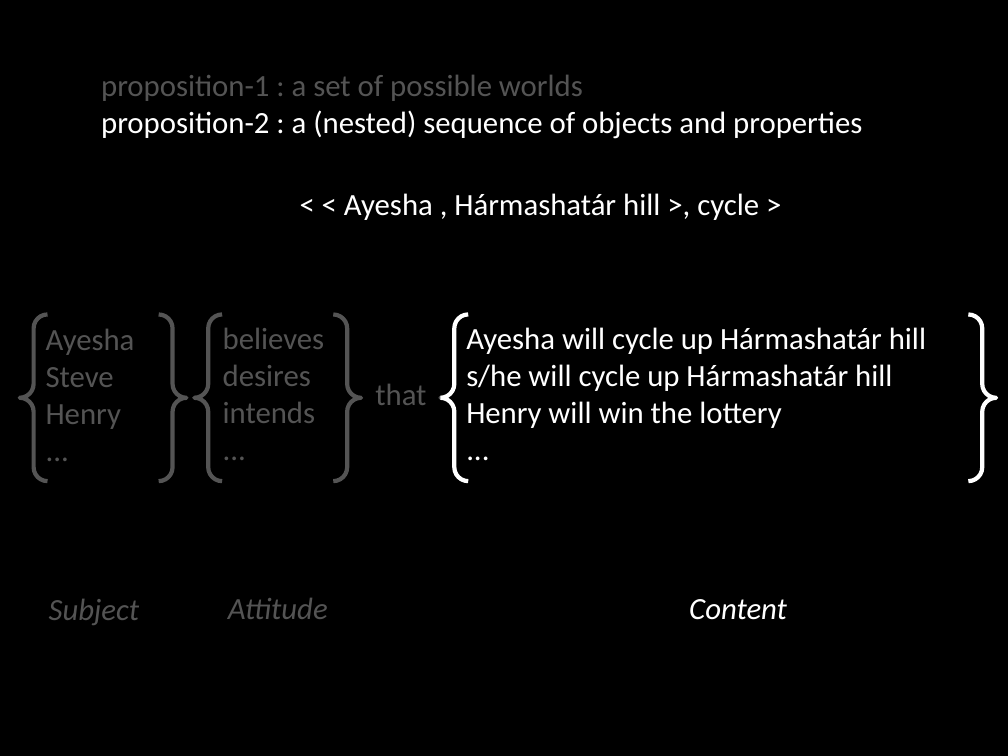
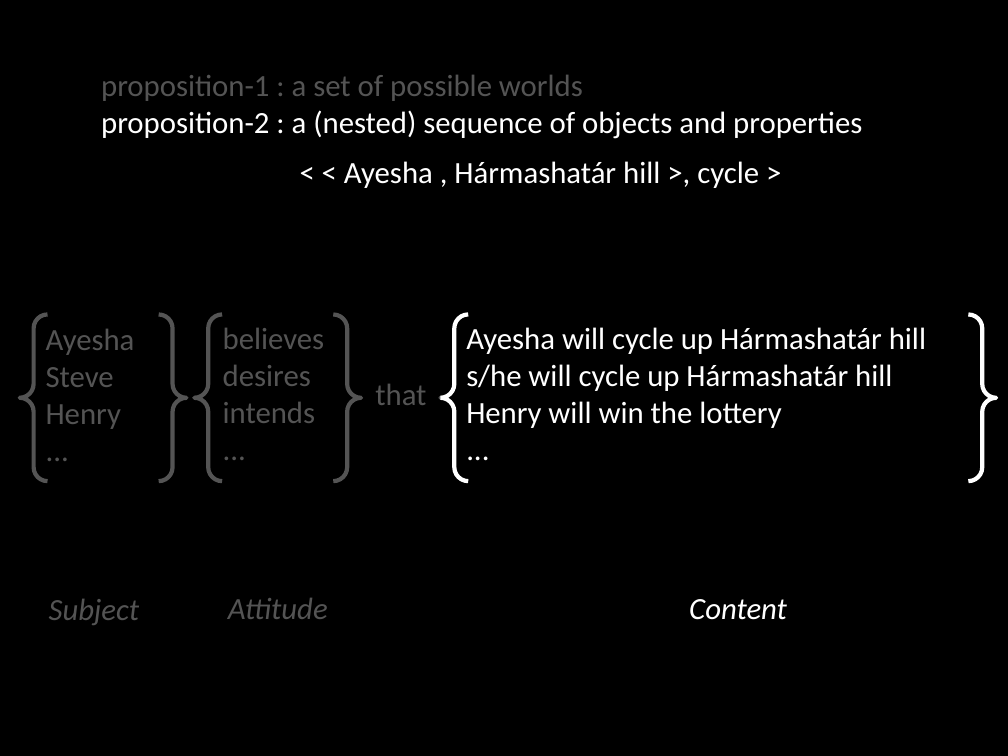
Before and after one commit to butterfill/lecture_mindreading_joint_action_philosophical_tools, a slide deck: slide 22 of lecture 02 what are mental states/lecture02.what are mental states.ppt.pptx (slide 19 before the commit). Drawn at 1008x756 pixels with LibreOffice and Linux fonts; fonts in the diff are those of the drawing. Boxes give left, top, right and bottom in pixels: in the first picture for what was removed or moved away, otherwise in the second. Text is boxed around its words. In the diff, an @@ line names an element or a change of style, - is before the commit and + after.

```diff
--- a/lecture 02 what are mental states/lecture02.what are mental states.ppt.pptx
+++ b/lecture 02 what are mental states/lecture02.what are mental states.ppt.pptx
@@ text "< < Ayesha , Hármashatár ...": place and size @@
-text "< < Ayesha , Hármashatár ..." at <box>344,193,759,220</box>
+text "< < Ayesha , Hármashatár ..." at <box>344,161,759,188</box>
```
Also in this commit, not shown: 4 other slides changed, 17 slides added, 10 other files.
